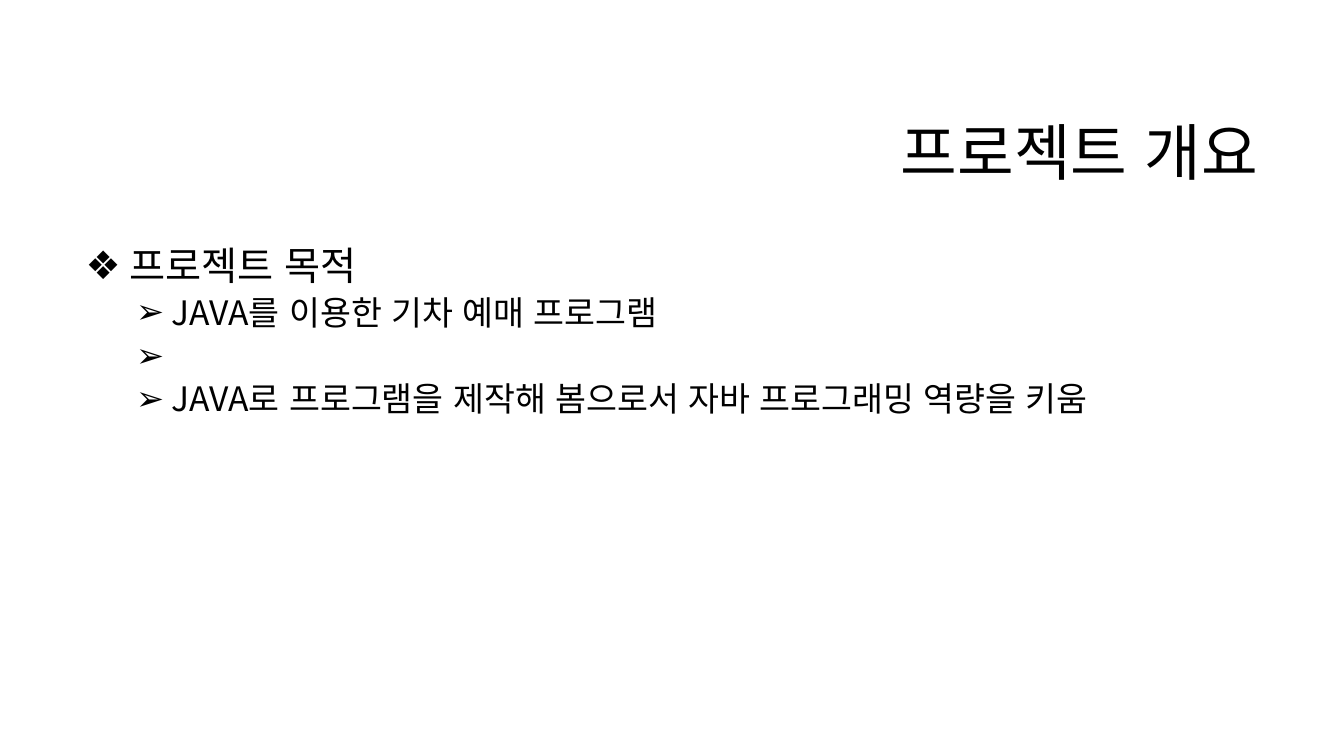
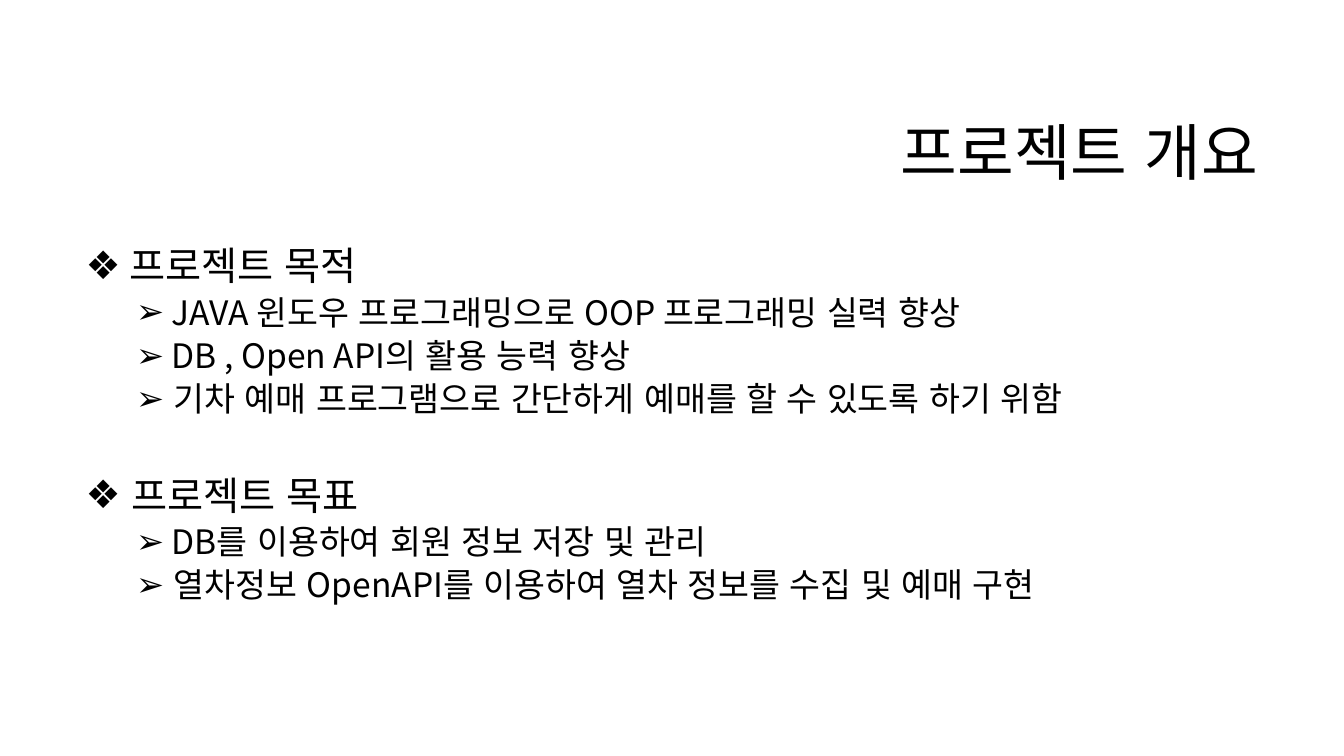
Before and after one commit to eeeeyeot/JAVATrainTicketing, a slide deck: slide 3 of 작업한 내용/기차 예매 프로그램 최종 발표.pptx. Drawn at 1344x756 pixels with LibreOffice and Linux fonts; fonts in the diff are those of the drawing; background and template pictures are left out. Boxes give left, top, right and bottom in pixels: in the first picture for what was removed or moved away, otherwise in the second. Text is boxed around its words. In the diff, an @@ line names an element or a change of style, - is before the commit and + after.

```diff
--- a/작업한 내용/기차 예매 프로그램 최종 발표.pptx
+++ b/작업한 내용/기차 예매 프로그램 최종 발표.pptx
@@ text at [132,297,1062,605]: text changed @@
-  ➢ JAVA를 이용한 기차 예매 프로그램
-  ➢ JAVA로 프로그램을 제작해 봄으로서 자바 프로그래밍 역량을 키움
+  ➢ JAVA 윈도우 프로그래밍으로 OOP 프로그래밍 실력 향상
+  ➢ DB , Open API의 활용 능력 향상
+  ➢ 기차 예매 프로그램으로 간단하게 예매를 할 수 있도록 하기 위함
+❖ 프로젝트 목표
+  ➢ DB를 이용하여 회원 정보 저장 및 관리
+  ➢ 열차정보 OpenAPI를 이용하여 열차 정보를 수집 및 예매 구현
```
Also in this commit, not shown: 8 other slides changed, 12 slides added, 3 slides removed, 19 other files.
